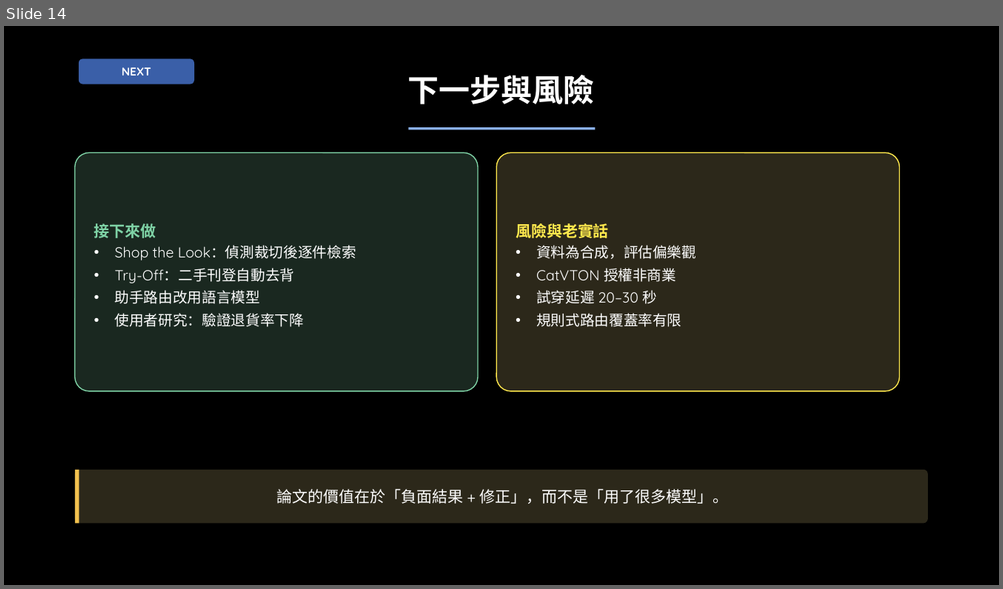
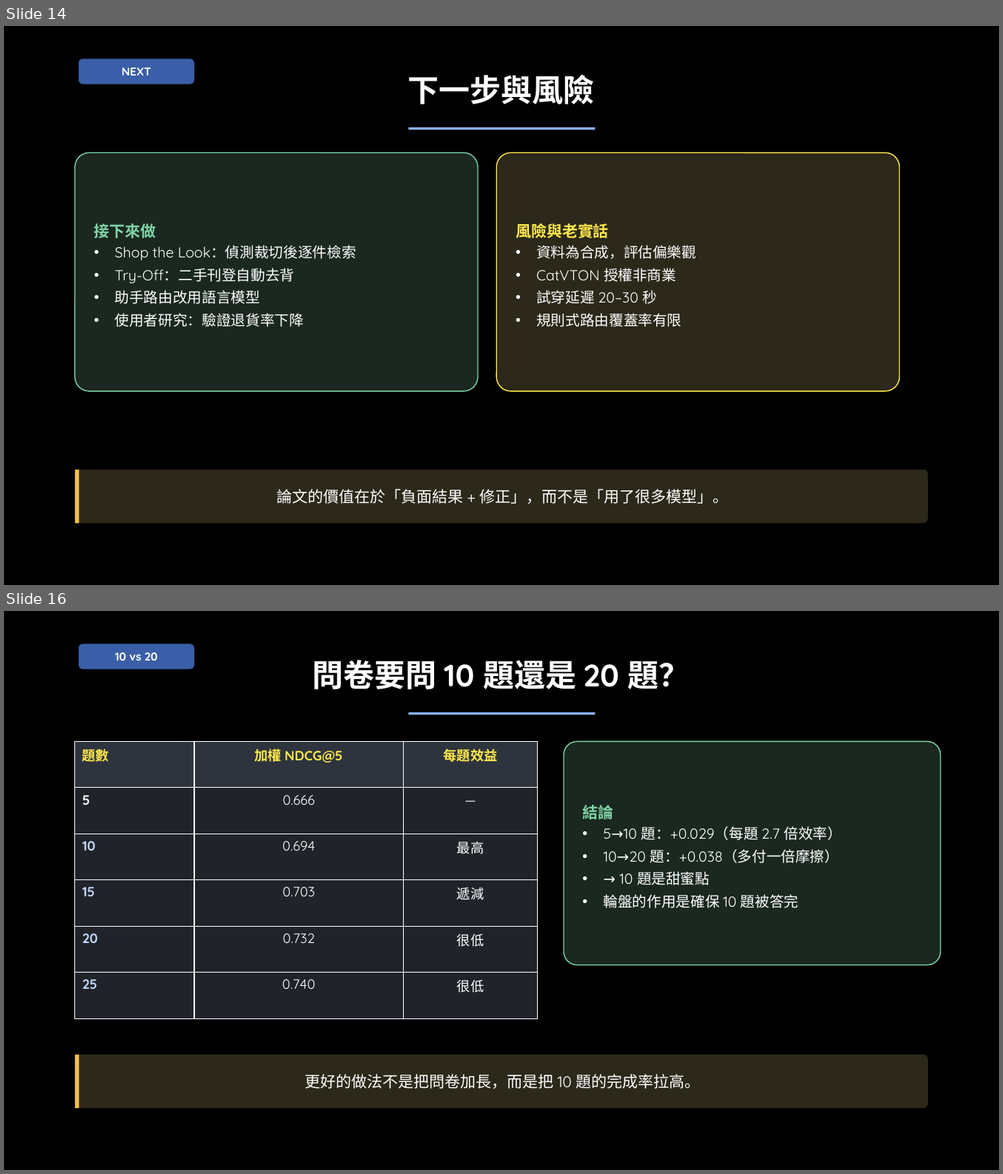
Before and after one commit to cya1234/Smartmall-FYP, a slide deck: 簡報3 - 中期進度報告.pptx. Shown one above the other, each under a label of ours: slide 14 before the commit, slides 14 and 16 after it; the slides between them are not shown. The pictures are 1003x589 and 1003x1174 pixels, drawn with LibreOffice and Linux fonts; fonts in the diff are those of the drawing; background and template pictures are left out. Boxes give left, top, right and bottom in pixels: in the first picture for what was removed or moved away, otherwise in the second. Text is boxed around its words. In the diff, an @@ line names an element or a change of style, - is before the commit and + after.

```diff
--- a/簡報3 - 中期進度報告.pptx
+++ b/簡報3 - 中期進度報告.pptx
@@ slide 16 added at [4,611,999,1170], background picture (left out) @@
@@ rounded rectangle added at [79,644,194,669], fill #3A5FA8, 11 pt, text #FFFFFF, bold @@
+10 vs 20
@@ title added at [313,660,690,689], 30 pt, text #FFFFFF, bold @@
+問卷要問 10 題還是 20 題？
@@ rectangle added at [408,712,595,715], fill #8AB0EC @@
@@ table added at [75,741,538,1019], 6 rows, 3 columns @@
+題數 | 加權 NDCG@5 | 每題效益
+5 | 0.666 | —
+10 | 0.694 | 最高
+15 | 0.703 | 遞減
+20 | 0.732 | 很低
+25 | 0.740 | 很低
@@ rounded rectangle added at [563,741,940,965], fill #1A2820, outline #7FD3A6 1 pt, 14 pt, text #FFFFFF @@
+結論
+• 5→10 題：+0.029（每題 2.7 倍效率）
+• 10→20 題：+0.038（多付一倍摩擦）
+• → 10 題是甜蜜點
+• 輪盤的作用是確保 10 題被答完
@@ rounded rectangle added at [75,1055,928,1109], fill #2C281A, 15 pt, text #FFFFFF @@
+更好的做法不是把問卷加長，而是把 10 題的完成率拉高。
@@ rectangle added at [75,1055,79,1109], fill #F2C14E @@
```
Also in this commit, not shown: 2 slides changed, 2 other slides added, 12 other files.
